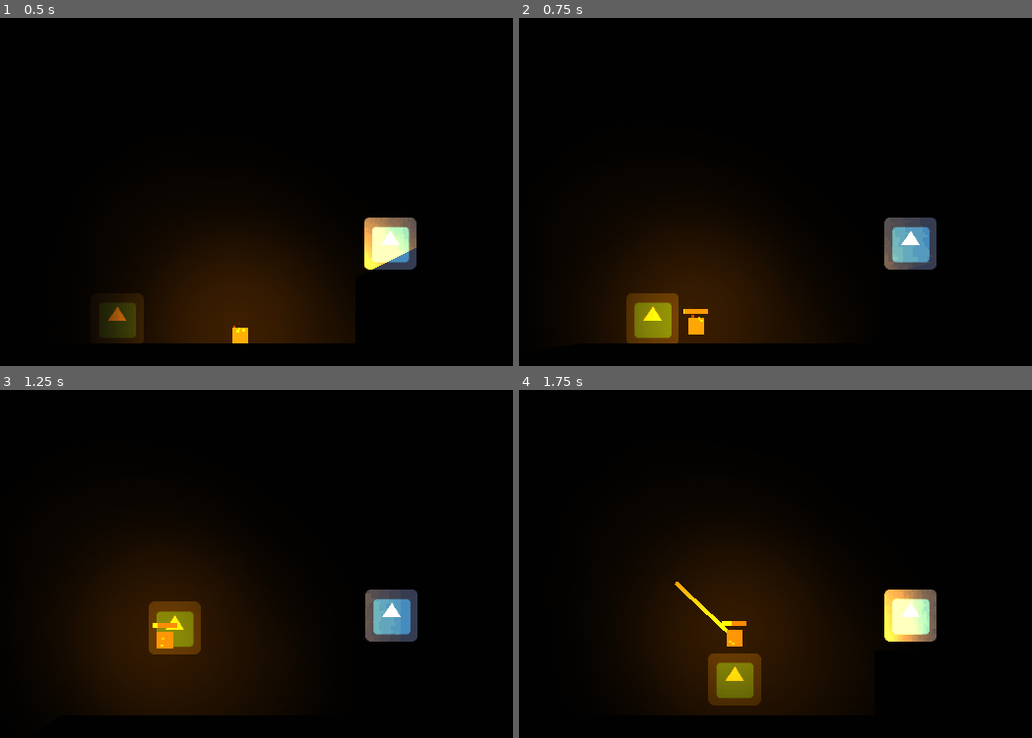
Above: before the commit, frames 1-4 (two rows, left to right).
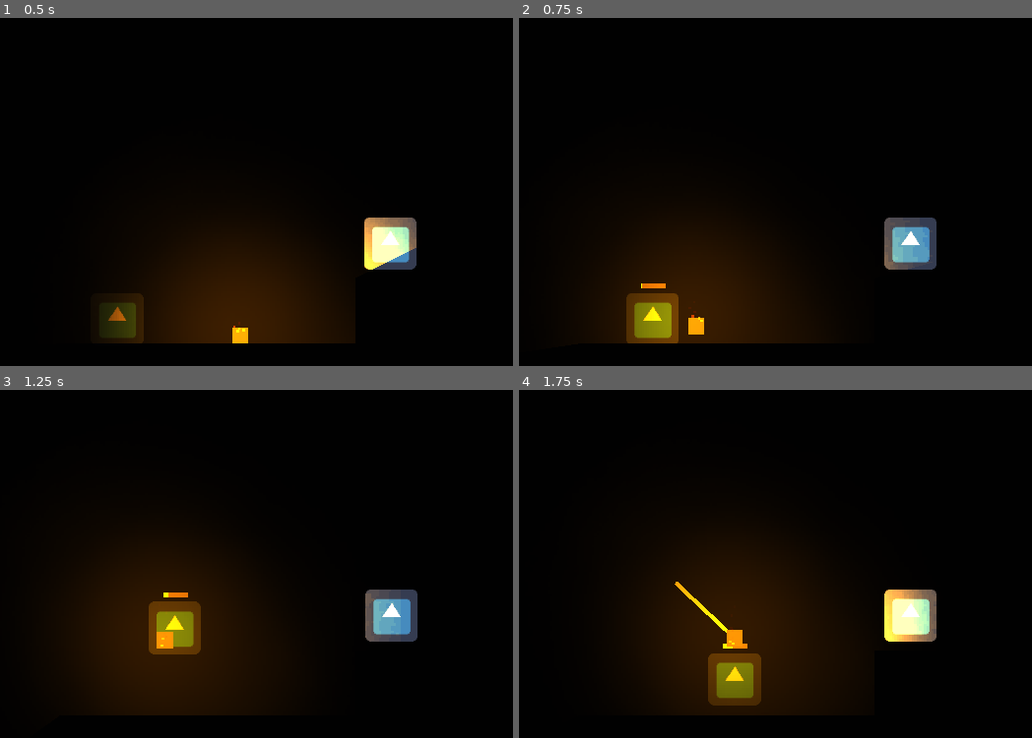
Above: after the commit, the same moments.

Repository: DuncanSparks/GMTK2019
Game: Godot game, scene res://Scenes/Test2.tscn
Same seed, same stepped clock (60 frames per second), same inputs: the game is played once before the commit and once after it. This scene is started directly instead of the project's main scene. The engine's default icon, where the game draws it, is replaced by a stand-in: a white triangle on a blue panel in a dark square.
Inputs (mouse positions are in pixels of both pictures, inside the frame that each line leads up to):
- Up to frame 1 (0.5 s): no input
- Up to frame 2 (0.75 s): move the mouse to (1006, 167) at 0.52 s; hold Right (move_right) from 0.53 s (still down); right-click (1006, 167) at 0.6 s
- Up to frame 3 (1.25 s): keep holding Right (move_right); tap Space (move_jump) at 0.77 s
- Up to frame 4 (1.75 s): keep holding Right (move_right); move the mouse to (678, 581) at 1.27 s; tap E (action_grab) at 1.35 s; tap Space (move_jump) at 1.52 s; right-click (678, 581) at 1.55 s

Frame 1 is identical in both runs. In frame 2, 0.1% of the frame differs, in the area x 23-37%, y 76-86%; in frame 3, 0.1%; in frame 4, 0.1%.

Commit message:
Move cooldown bar to player

Diff:
--- a/Instances/Player.tscn
+++ b/Instances/Player.tscn
@@ -1,9 +1,11 @@
-[gd_scene load_steps=5 format=2]
+[gd_scene load_steps=9 format=2]
 
 [ext_resource path="res://Scripts/Player.gd" type="Script" id=1]
 [ext_resource path="res://icon.png" type="Texture" id=2]
+[ext_resource path="res://Sprites/UI/CDUnder.png" type="Texture" id=3]
+[ext_resource path="res://Sprites/UI/CDBar.png" type="Texture" id=4]
 
-[sub_resource type="SpriteFrames" id=1]
+[sub_resource type="SpriteFrames" id=8]
 animations = [ {
 "frames": [ ExtResource( 2 ) ],
 "loop": true,
@@ -11,8 +13,38 @@
 "speed": 5.0
 } ]
 
-[sub_resource type="RectangleShape2D" id=2]
+[sub_resource type="RectangleShape2D" id=9]
 extents = Vector2( 30, 30 )
+
+[sub_resource type="CanvasItemMaterial" id=7]
+
+[sub_resource type="Animation" id=10]
+resource_name = "Bar Fill"
+length = 3.0
+tracks/0/type = "value"
+tracks/0/path = NodePath("TextureProgress:value")
+tracks/0/interp = 1
+tracks/0/loop_wrap = true
+tracks/0/imported = false
+tracks/0/enabled = true
+tracks/0/keys = {
+"times": PoolRealArray( 0, 3 ),
+"transitions": PoolRealArray( 1, 1 ),
+"update": 0,
+"values": [ 0.0, 100.0 ]
+}
+tracks/1/type = "value"
+tracks/1/path = NodePath("TextureProgress:visible")
+tracks/1/interp = 1
+tracks/1/loop_wrap = true
+tracks/1/imported = false
+tracks/1/enabled = true
+tracks/1/keys = {
+"times": PoolRealArray( 0, 3 ),
+"transitions": PoolRealArray( 1, 1 ),
+"update": 1,
+"values": [ true, false ]
+}
 
 [node name="Player" type="KinematicBody2D" groups=[
 "Player",
@@ -24,7 +56,21 @@
 }
 
 [node name="Sprite" type="AnimatedSprite" parent="."]
-frames = SubResource( 1 )
+frames = SubResource( 8 )
 
 [node name="CollisionShape2D" type="CollisionShape2D" parent="."]
-shape = SubResource( 2 )
+shape = SubResource( 9 )
+
+[node name="TextureProgress" type="TextureProgress" parent="."]
+visible = false
+material = SubResource( 7 )
+margin_left = -14.0
+margin_top = -43.0
+margin_right = 20.0
+margin_bottom = -36.0
+value = 100.0
+texture_under = ExtResource( 3 )
+texture_progress = ExtResource( 4 )
+
+[node name="AnimationPlayer" type="AnimationPlayer" parent="."]
+"anims/Bar Fill" = SubResource( 10 )
--- a/Instances/ThrowableObject.tscn
+++ b/Instances/ThrowableObject.tscn
@@ -1,9 +1,7 @@
-[gd_scene load_steps=13 format=2]
+[gd_scene load_steps=9 format=2]
 
 [ext_resource path="res://Scripts/ThrowableObject.gd" type="Script" id=1]
 [ext_resource path="res://Sprites/LIGHT.png" type="Texture" id=2]
-[ext_resource path="res://Sprites/UI/CDUnder.png" type="Texture" id=3]
-[ext_resource path="res://Sprites/UI/CDBar.png" type="Texture" id=4]
 
 [sub_resource type="RectangleShape2D" id=1]
 
@@ -27,34 +25,6 @@
 "values": [ 8.0, 7.0, 8.0 ]
 }
 
-[sub_resource type="Animation" id=8]
-resource_name = "Bar Fill"
-length = 3.0
-tracks/0/type = "value"
-tracks/0/path = NodePath("TextureProgress:visible")
-tracks/0/interp = 1
-tracks/0/loop_wrap = true
-tracks/0/imported = false
-tracks/0/enabled = true
-tracks/0/keys = {
-"times": PoolRealArray( 0, 3 ),
-"transitions": PoolRealArray( 1, 1 ),
-"update": 1,
-"values": [ true, false ]
-}
-tracks/1/type = "value"
-tracks/1/path = NodePath("TextureProgress:value")
-tracks/1/interp = 1
-tracks/1/loop_wrap = true
-tracks/1/imported = false
-tracks/1/enabled = true
-tracks/1/keys = {
-"times": PoolRealArray( 0, 3 ),
-"transitions": PoolRealArray( 1, 1 ),
-"update": 0,
-"values": [ 0.0, 100.0 ]
-}
-
 [sub_resource type="Gradient" id=4]
 offsets = PoolRealArray( 0, 0.273224, 0.486339, 1 )
 colors = PoolColorArray( 1, 1, 1, 1, 1, 1, 1, 0.519248, 1, 0, 0, 0.0491803, 1, 0.560784, 0, 0 )
@@ -73,8 +43,6 @@
 orbit_velocity_random = 0.0
 scale = 3.0
 color_ramp = SubResource( 5 )
-
-[sub_resource type="CanvasItemMaterial" id=7]
 
 [node name="ThrowableObject" type="KinematicBody2D"]
 position = Vector2( 250, 250 )
@@ -127,9 +95,6 @@
 autoplay = "Light Flicker"
 "anims/Light Flicker" = SubResource( 3 )
 
-[node name="AnimationPlayer2" type="AnimationPlayer" parent="."]
-"anims/Bar Fill" = SubResource( 8 )
-
 [node name="Particles2D" type="Particles2D" parent="."]
 process_material = SubResource( 6 )
 
@@ -137,17 +102,6 @@
 wait_time = 3.0
 one_shot = true
 
-[node name="TextureProgress" type="TextureProgress" parent="."]
-visible = false
-material = SubResource( 7 )
-margin_left = -15.0
-margin_top = -21.0
-margin_right = 19.0
-margin_bottom = -14.0
-value = 100.0
-texture_under = ExtResource( 3 )
-texture_progress = ExtResource( 4 )
-
 [connection signal="body_entered" from="GrabArea" to="." method="_on_GrabArea_body_entered"]
 [connection signal="body_exited" from="GrabArea" to="." method="_on_GrabArea_body_exited"]
 [connection signal="timeout" from="TimerDrop" to="." method="_on_TimerDrop_timeout"]
--- a/Scripts/Player.gd
+++ b/Scripts/Player.gd
@@ -69,5 +69,10 @@
 
 # ==========================================================
 
+func trigger_progress_bar() -> void:
+	$AnimationPlayer.play("Bar Fill")
+
+# ==========================================================
+
 func _jump() -> void:
 	velocity.y = -JUMP_FORCE
--- a/Scripts/ThrowableObject.gd
+++ b/Scripts/ThrowableObject.gd
@@ -11,7 +11,7 @@
 
 var velocity: Vector2 = Vector2.ZERO
 
-onready var coll: CollisionShape2D = $CollisionShape2D
+onready var coll := $CollisionShape2D
 
 func _ready():
 	Controller.get_player().held_object = self
@@ -37,7 +37,7 @@
 	if Input.is_action_just_pressed("action_return") and not held and not cooldown:
 		returnback = true
 		cooldown = true
-		($AnimationPlayer2 as AnimationPlayer).play("Bar Fill")
+		Controller.get_player().trigger_progress_bar()
 		($TimerCooldown as Timer).start()
 		($TimerReturn as Timer).start()
 
@@ -70,5 +70,4 @@
 
 
 func _on_TimerCooldown_timeout() -> void:
-	print("TEST")
 	cooldown = false
